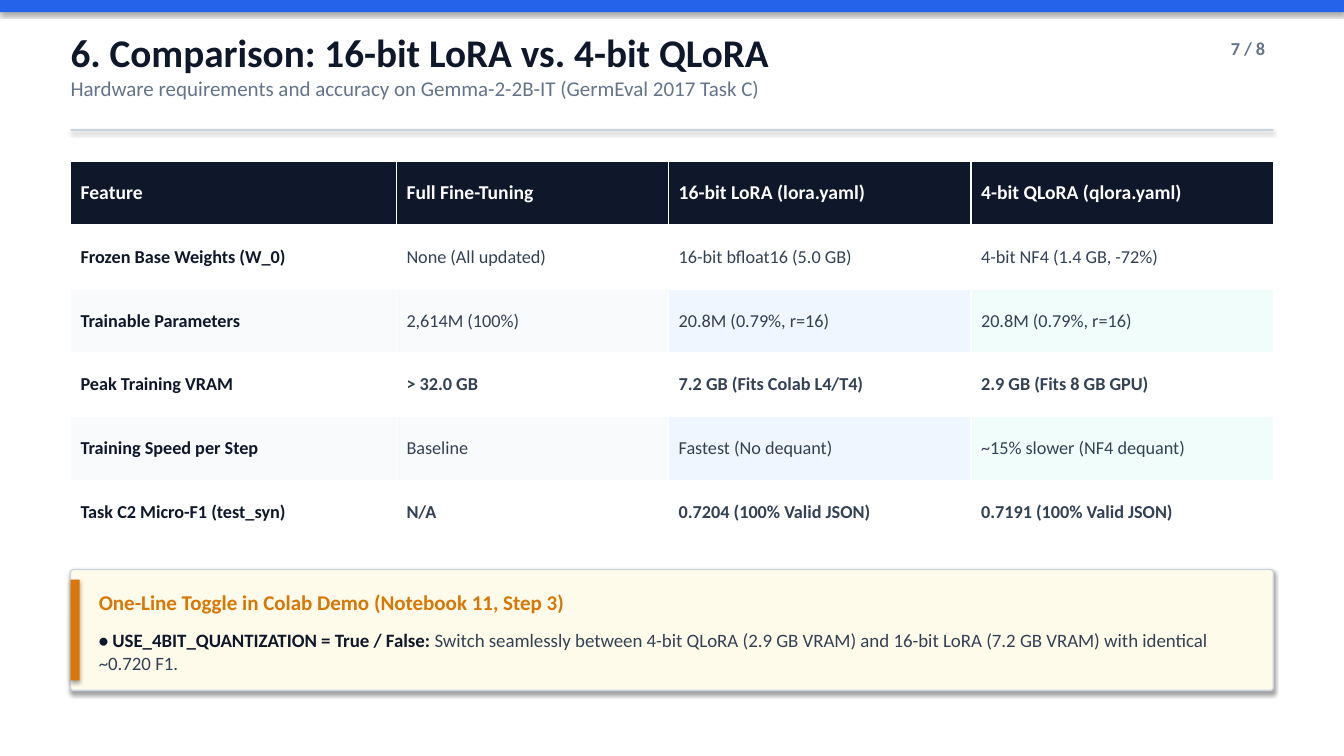
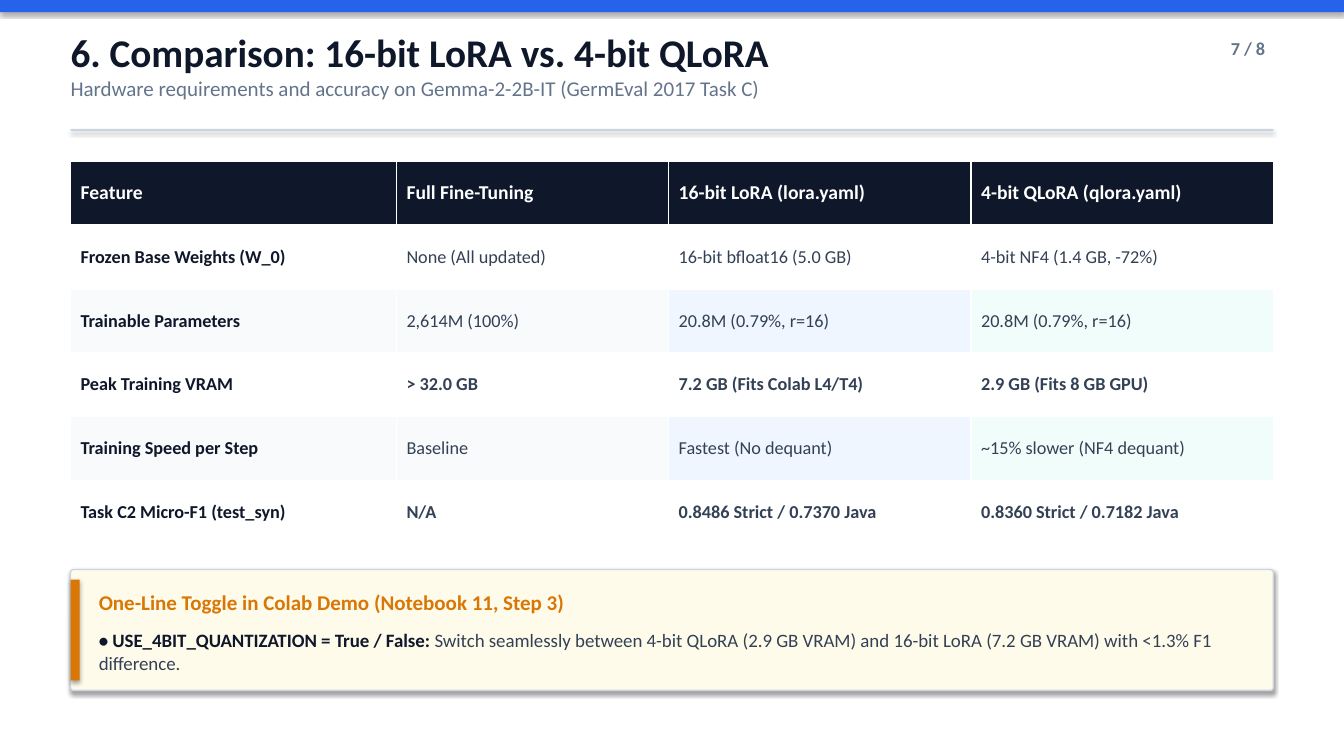
Before and after one commit to simon-clematide/gemma-qlora-finetuning, a slide deck: slide 7 of docs/gemma_qlora_core_concepts.pptx. Drawn at 1344x756 pixels with LibreOffice and Linux fonts; fonts in the diff are those of the drawing. Boxes give left, top, right and bottom in pixels: in the first picture for what was removed or moved away, otherwise in the second. Text is boxed around its words. In the diff, an @@ line names an element or a change of style, - is before the commit and + after.

```diff
--- a/docs/gemma_qlora_core_concepts.pptx
+++ b/docs/gemma_qlora_core_concepts.pptx
@@ table at (71, 161, 1273, 544) @@
-row 6, column 3: 0.7204 (100% Valid JSON)
+row 6, column 3: 0.8486 Strict / 0.7370 Java
-row 6, column 4: 0.7191 (100% Valid JSON)
+row 6, column 4: 0.8360 Strict / 0.7182 Java
@@ text at (99, 633, 1211, 670): text changed @@
-• USE_4BIT_QUANTIZATION = True / False: Switch seamlessly between 4-bit QLoRA (2.9 GB VRAM) and 16-bit LoRA (7.2 GB VRAM) with identical ~0.720 F1.
+• USE_4BIT_QUANTIZATION = True / False: Switch seamlessly between 4-bit QLoRA (2.9 GB VRAM) and 16-bit LoRA (7.2 GB VRAM) with <1.3% F1 difference.
```
Also in this commit, not shown: 3 other slides changed, 2 other files.
